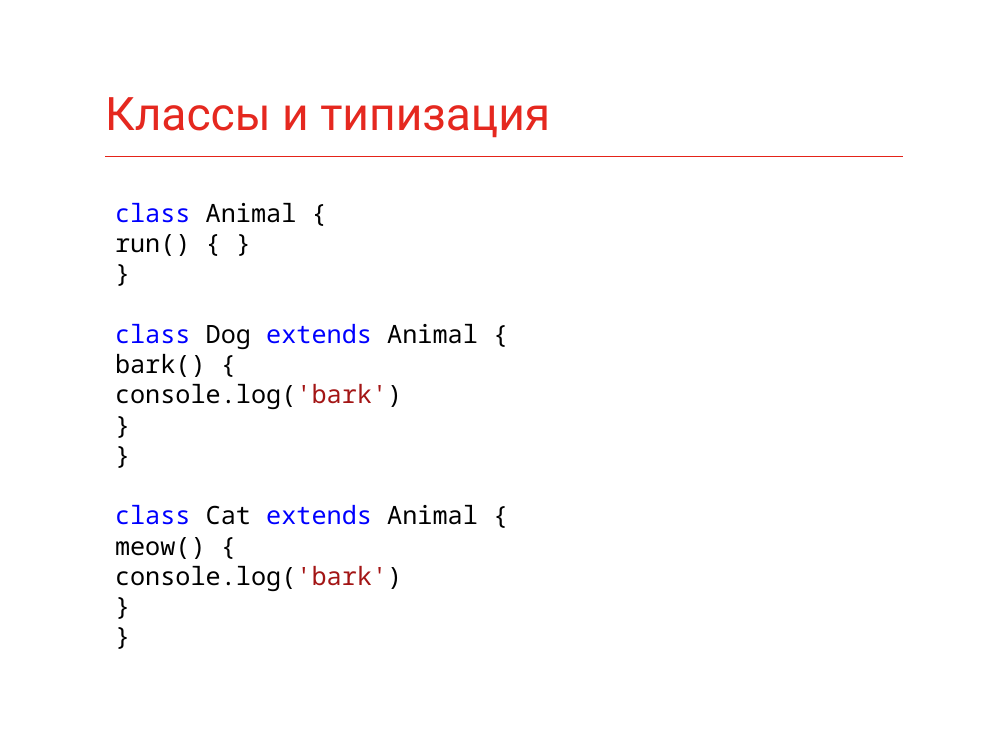
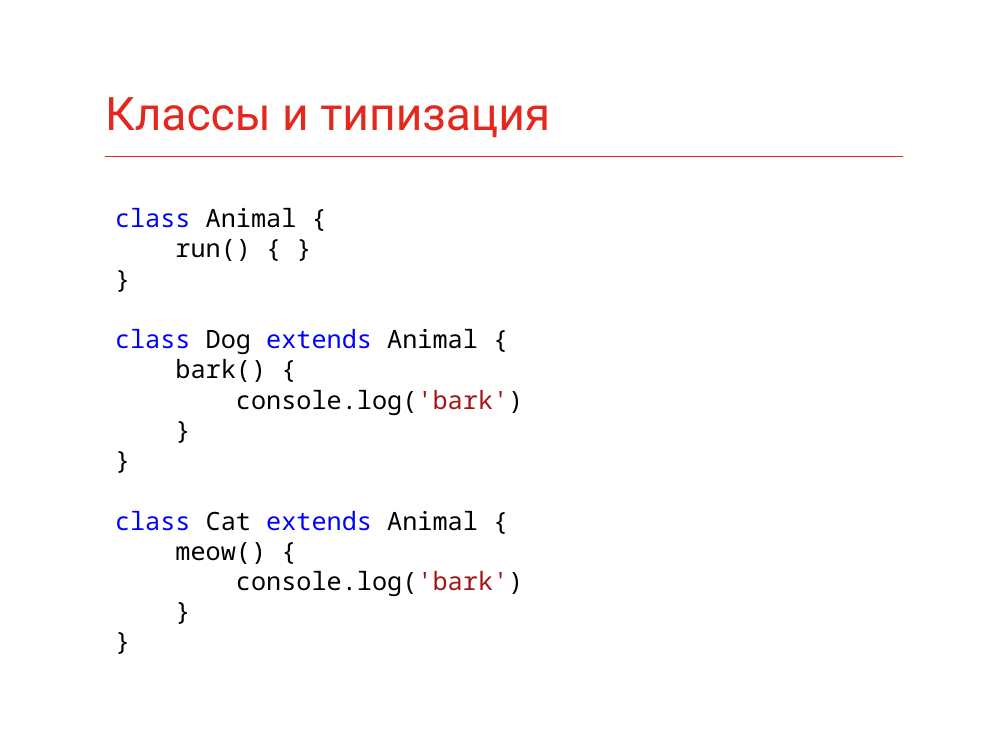
Before and after one commit to fmx1k/konfur-summer-2017-slides, a slide deck: slide 5 of Slides/Backend vs Frontend.pptx. Drawn at 1008x756 pixels with LibreOffice and Linux fonts; fonts in the diff are those of the drawing. Boxes give left, top, right and bottom in pixels: in the first picture for what was removed or moved away, otherwise in the second. Text is boxed around its words. In the diff, an @@ line names an element or a change of style, - is before the commit and + after.

```diff
--- a/Slides/Backend vs Frontend.pptx
+++ b/Slides/Backend vs Frontend.pptx
@@ text "class Animal {" rewrapped from bbox=[115, 203, 478, 591] to bbox=[115, 208, 523, 596] @@
```
Also in this commit, not shown: 8 other slides changed, 2 slides added, 5 other files.
